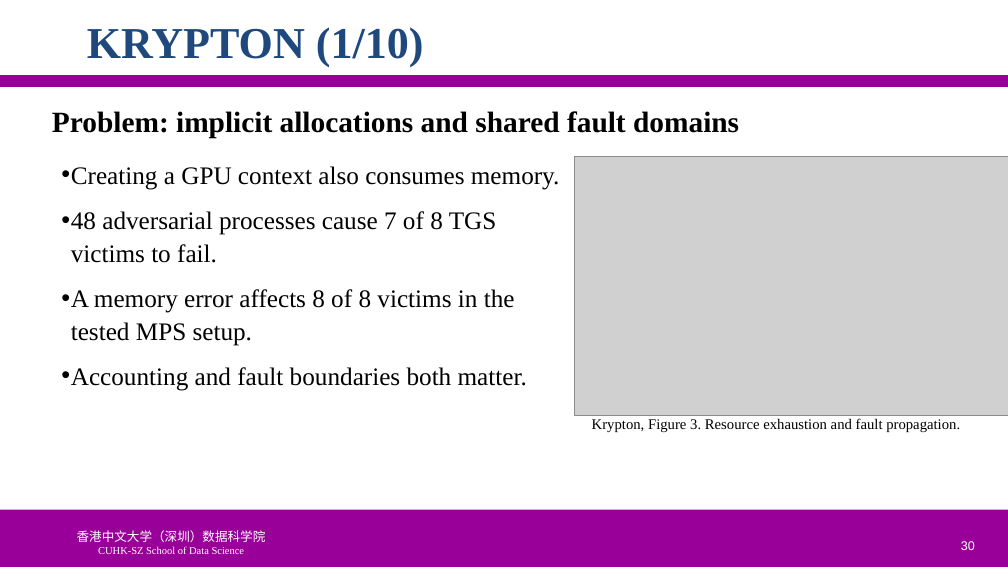
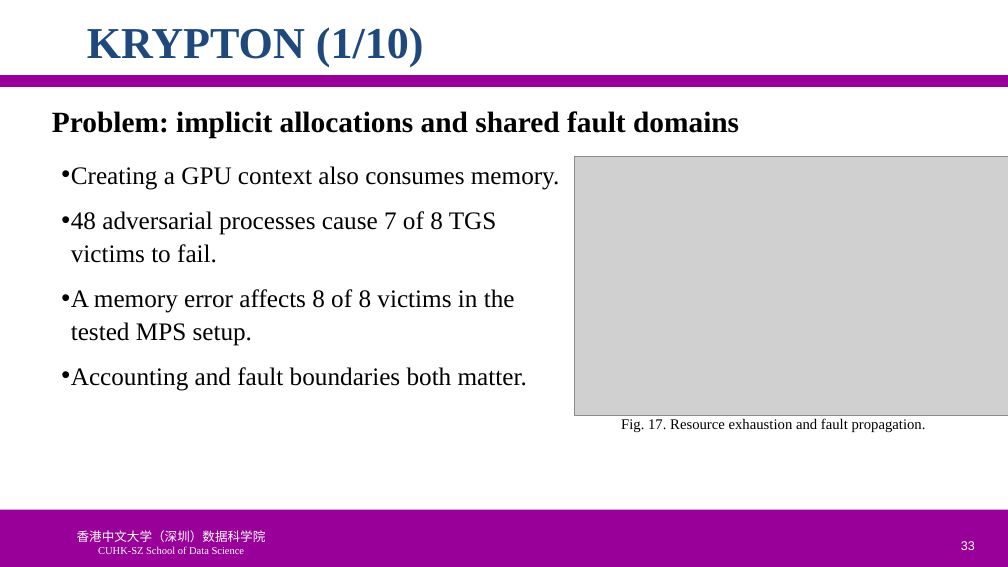
Before and after one commit to ychung1103/ychung1103.github.io, a slide deck: slide 33 of Slides/CSC6103/PPT/05-1110-徐昱玮-225040464.pptx (slide 30 before the commit). Drawn at 1008x567 pixels with LibreOffice and Linux fonts; fonts in the diff are those of the drawing; grey boxes stand for pictures; background and template pictures are left out. Boxes give left, top, right and bottom in pixels: in the first picture for what was removed or moved away, otherwise in the second. Text is boxed around its words. In the diff, an @@ line names an element or a change of style, - is before the commit and + after.

```diff
--- a/Slides/CSC6103/PPT/05-1110-徐昱玮-225040464.pptx
+++ b/Slides/CSC6103/PPT/05-1110-徐昱玮-225040464.pptx
@@ text at [621, 418, 926, 432]: text changed @@
-Krypton, Figure 3. Resource exhaustion and fault propagation.
+Fig. 17. Resource exhaustion and fault propagation.
@@ page number at [961, 541, 975, 550]: text changed @@
-30
+33
```
Also in this commit, not shown: 26 other slides changed, 3 slides added.
